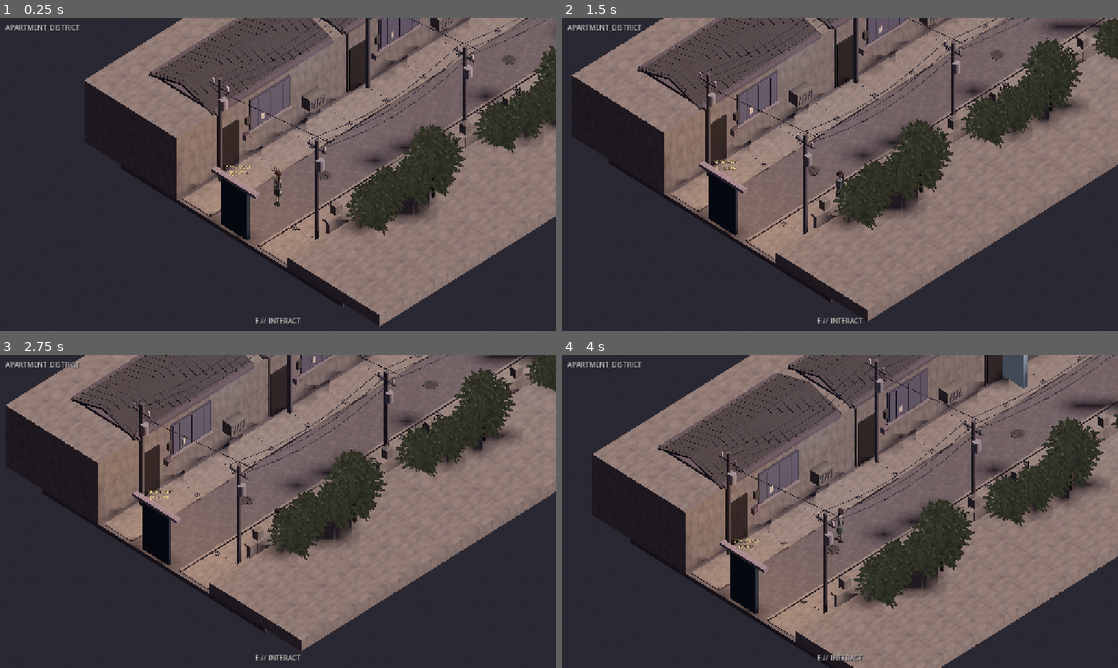
Above: before the commit, frames 1-4 (two rows, left to right).
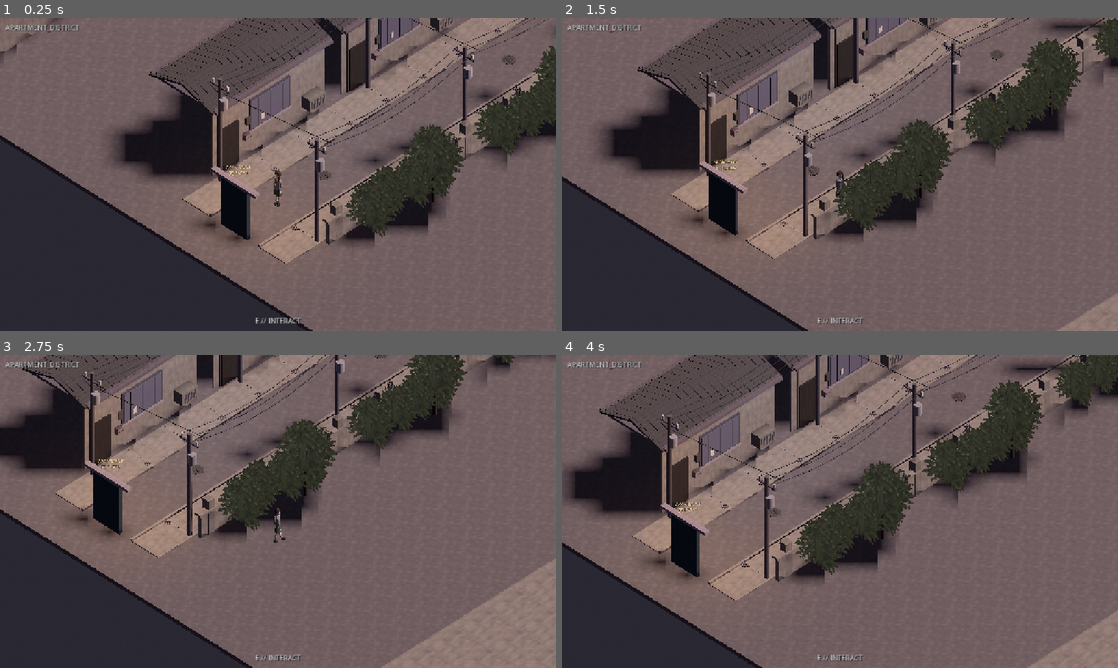
Above: after the commit, the same moments.

Repository: webtilians/lain
Game: Godot game, scene res://scenes/apartment_district/ApartmentDistrict.tscn
The game is run twice, just before and just after one commit, with the same random seed, the same clock (stepped at 60 frames per second) and the same inputs. This scene is started directly instead of the project's main scene.
Inputs (mouse positions are in pixels of both pictures, inside the frame that each line leads up to):
- Up to frame 1 (0.25 s): no input
- Up to frame 2 (1.5 s): tap Enter at 0.5 s; move the mouse to (962, 158) at 0.52 s; hold D (move_right) 0.53-1.28 s; hold E (interact) 0.53-1.28 s; move the mouse to (728, 190) at 1.27 s; hold S (move_backward) from 1.28 s (still down); tap J at 1.35 s
- Up to frame 3 (2.75 s): move the mouse to (333, 442) at 2.02 s; release S (move_backward) at 2.03 s; hold D (move_right) from 2.03 s (still down); hold E (interact) from 2.03 s (still down)
- Up to frame 4 (4 s): move the mouse to (812, 574) at 2.77 s; release D (move_right) at 2.78 s; release E (interact) at 2.78 s; hold W (move_forward) 2.78-3.53 s; tap J at 2.85 s; move the mouse to (1006, 558) at 3.52 s; hold A (move_left) from 3.53 s (still down); hold E (interact) from 3.53 s (still down)

The runs differ from the first frame. In frame 1, 40% of the frame differs, in the area x 0-100%, y 0-100%; in frame 2, 43%; in frame 3, 72%; in frame 4, 73%.

Commit message:
feat(prologue02): enlarge district to extended 78m street, retain Visual 0.6 art and add second streetscape segment

Diff:
--- a/client/scenes/apartment_district/ApartmentDistrict.tscn
+++ b/client/scenes/apartment_district/ApartmentDistrict.tscn
@@ -56,26 +56,26 @@
 environment = SubResource("Environment_District")
 
 [node name="Ground" type="CSGBox3D" parent="."]
-size = Vector3(12, 0.2, 36)
-position = Vector3(0, -0.1, -10)
+size = Vector3(38, 0.2, 78)
+position = Vector3(0, -0.1, -29)
 use_collision = true
 material = ExtResource("v05_road")
 
 [node name="BuildingLeft" type="CSGBox3D" parent="."]
-size = Vector3(5, 3, 36)
-position = Vector3(-5.5, 1.5, -10)
+size = Vector3(5, 3, 78)
+position = Vector3(-16.5, 1.5, -29)
 use_collision = true
 material = ExtResource("v05_wall")
 
 [node name="BuildingRight" type="CSGBox3D" parent="."]
-size = Vector3(5, 0.55, 36)
-position = Vector3(5.5, 0.275, -10)
+size = Vector3(5, 0.55, 78)
+position = Vector3(16.5, 0.275, -29)
 use_collision = true
 material = ExtResource("v05_wall")
 
 [node name="EndBlock" type="CSGBox3D" parent="."]
-size = Vector3(12, 3.8, 2)
-position = Vector3(0, 1.9, -28)
+size = Vector3(38, 3.8, 2)
+position = Vector3(0, 1.9, -69)
 use_collision = true
 material = ExtResource("v05_wall")
 
@@ -108,7 +108,7 @@
 omni_range = 7.0
 
 [node name="StationDoor" type="StaticBody3D" parent="."]
-position = Vector3(0, 1.15, -26.85)
+position = Vector3(0, 1.15, -67.65)
 script = ExtResource("2")
 target_location = "STATION"
 
@@ -139,13 +139,13 @@
 omni_range = 9.0
 
 [node name="Lamp2" type="OmniLight3D" parent="."]
-position = Vector3(1.5, 3.0, -9)
+position = Vector3(1.5, 3.0, -31)
 light_color = Color(0.4, 0.48, 0.6, 1)
 light_energy = 0.4
 omni_range = 8.0
 
 [node name="Lamp3" type="OmniLight3D" parent="."]
-position = Vector3(-1.5, 3.0, -20)
+position = Vector3(-1.5, 3.0, -54)
 light_color = Color(0.32, 0.38, 0.48, 1)
 light_energy = 0.4
 omni_range = 8.0
@@ -181,10 +181,10 @@
 position = Vector3(0, 0, -5)
 
 [node name="AGENT_NORA" type="Marker3D" parent="Actors/Spawns"]
-position = Vector3(0, 0, -15)
+position = Vector3(0, 0, -39)
 
 [node name="ENTITY_ANCHOR" type="Marker3D" parent="Actors/Spawns"]
-position = Vector3(-1.2, 0, -8.5)
+position = Vector3(-6.4, 0, -32.0)
 
 [node name="RetroOverlay" parent="." instance=ExtResource("3")]
 
@@ -215,6 +215,9 @@
 
 [node name="Dressing" parent="." instance=ExtResource("visual_decor")]
 
+[node name="DressingContinuation" parent="." instance=ExtResource("visual_decor")]
+position = Vector3(0, 0, -36.5)
+
 [node name="Presentation" type="Node3D" parent="."]
 script = ExtResource("visual_hud")
 
